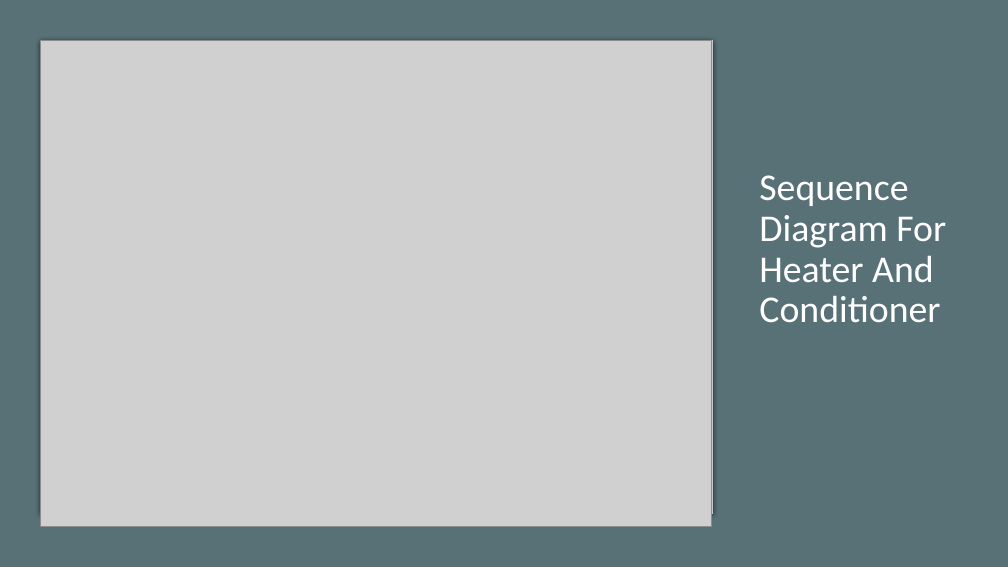
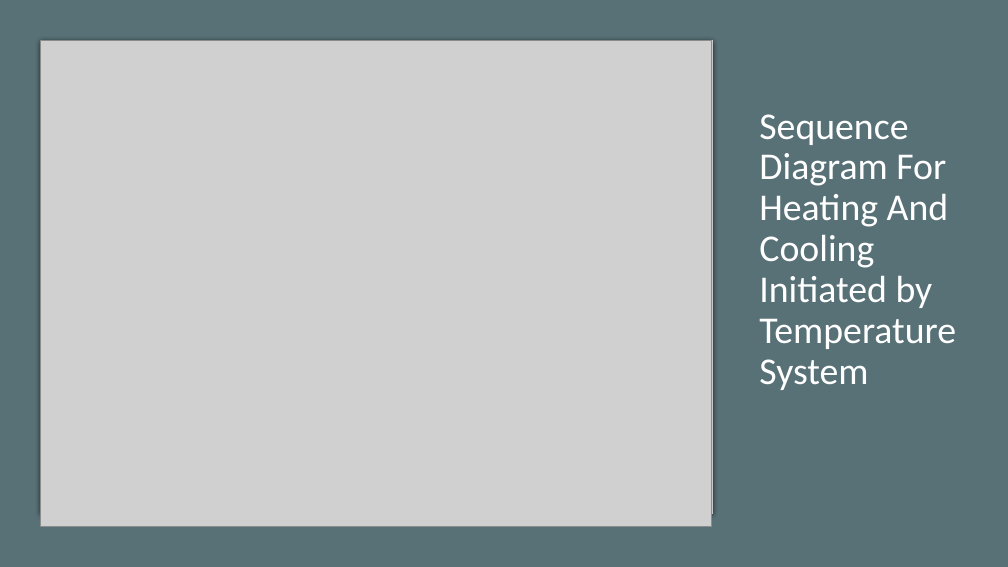
Before and after one commit to Microcontroller-Team-1/winter20-21, a slide deck: slide 7 of Project_Week_7&8/Precise Analysis.pptx (slide 5 before the commit). Drawn at 1008x567 pixels with LibreOffice and Linux fonts; fonts in the diff are those of the drawing; grey boxes stand for pictures. Boxes give left, top, right and bottom in pixels: in the first picture for what was removed or moved away, otherwise in the second. Text is boxed around its words. In the diff, an @@ line names an element or a change of style, - is before the commit and + after.

```diff
--- a/Project_Week_7&8/Precise Analysis.pptx
+++ b/Project_Week_7&8/Precise Analysis.pptx
@@ title at [759,114,956,390]: text changed @@
-Sequence Diagram For Heater And Conditioner
+Sequence Diagram For Heating And Cooling Initiated by Temperature System
```
Also in this commit, not shown: 2 other slides changed, 1 slide added.
